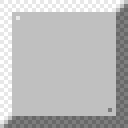
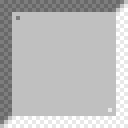
Two versions of the same layered image (128 x 128). Layer-by-layer changes:
renamed "old" to "new-flat REV", showed it, moved it above "new-flat", painted on it over <box>0,0,128,128</box>
hid "new-flat" over <box>0,0,128,128</box>
